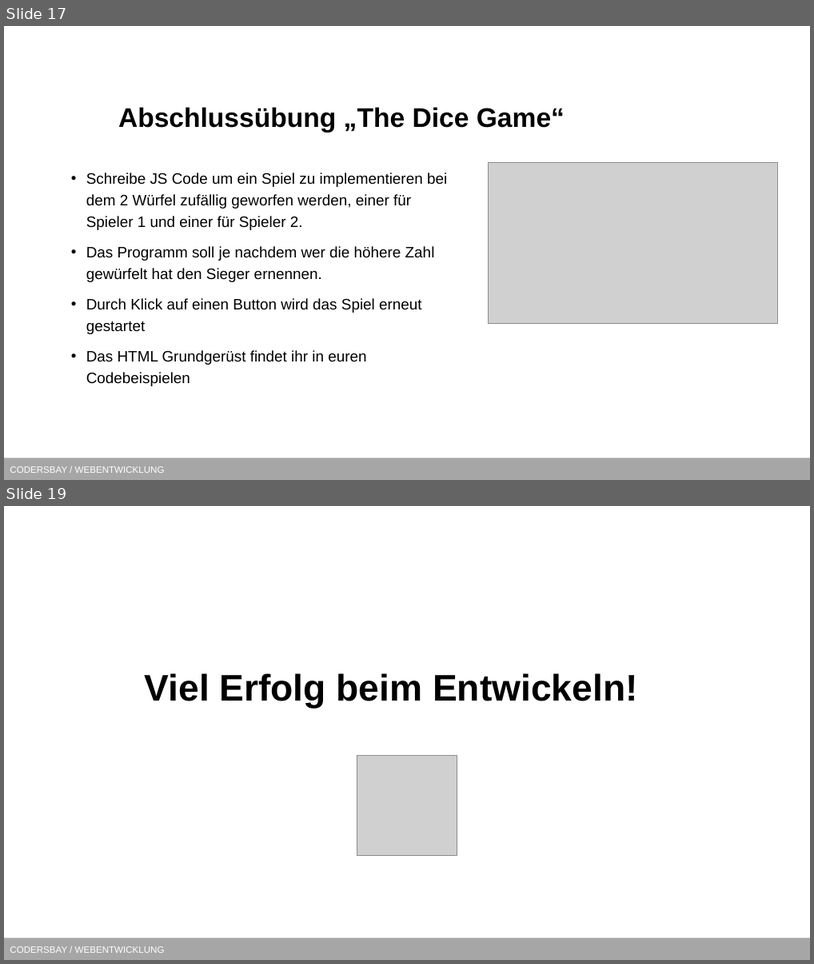
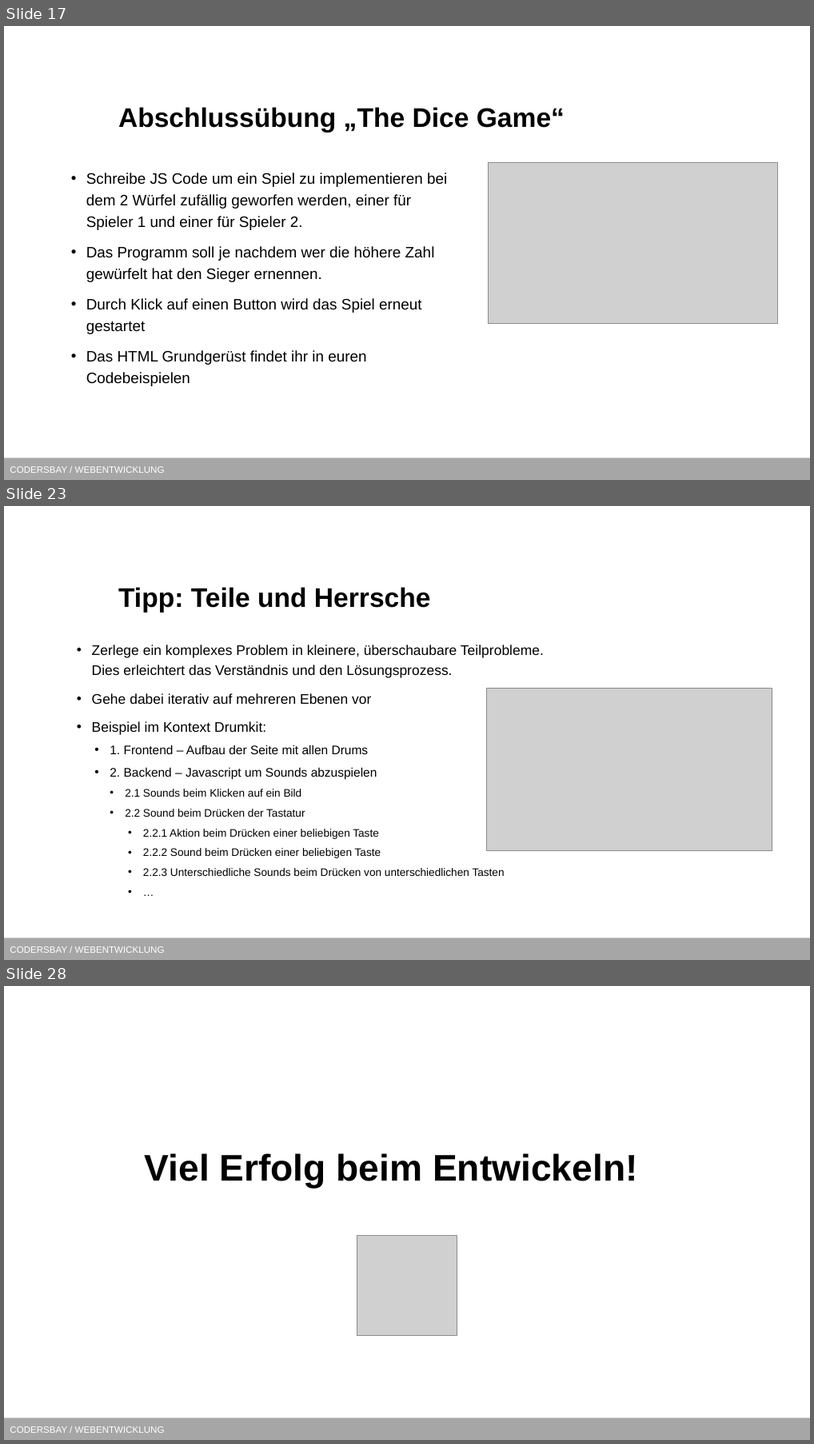
Before and after one commit to kodo89/Webentwicklung_23_24, a slide deck: 7. Javascript/Slides/DOM.pptx. Shown one above the other, each under a label of ours: slides 17 and 19 before the commit, slides 17, 23 and 28 after it; the slides between them are not shown. The pictures are 814x964 and 814x1444 pixels, drawn with LibreOffice and Linux fonts; fonts in the diff are those of the drawing; grey boxes stand for pictures; background and template pictures are left out. Boxes give left, top, right and bottom in pixels: in the first picture for what was removed or moved away, otherwise in the second. Text is boxed around its words. In the diff, an @@ line names an element or a change of style, - is before the commit and + after.

```diff
--- a/7. Javascript/Slides/DOM.pptx
+++ b/7. Javascript/Slides/DOM.pptx
@@ slide 23 added at <box>4,506,810,960</box>, background #FFFFFF; not listed: 1 template element that a slide beside it also shows @@
@@ title added at <box>118,587,431,612</box>, 32 pt, text #000000, bold @@
+Tipp: Teile und Herrsche
@@ text added at <box>92,644,544,876</box>, 12.9 pt, text #000000 @@
+• Zerlege ein komplexes Problem in kleinere, überschaubare Teilprobleme. Dies erleichtert das Verständnis und den Lösungsprozess.
+• Gehe dabei iterativ auf mehreren Ebenen vor
+• Beispiel im Kontext Drumkit:
+  • 1. Frontend – Aufbau der Seite mit allen Drums
+  • 2. Backend – Javascript um Sounds abzuspielen
+    • 2.1 Sounds beim Klicken auf ein Bild
+    • 2.2 Sound beim Drücken der Tastatur
+      • 2.2.1 Aktion beim Drücken einer beliebigen Taste
+      • 2.2.2 Sound beim Drücken einer beliebigen Taste
+      • 2.2.3 Unterschiedliche Sounds beim Drücken von unterschiedlichen Tasten
+      • …
@@ picture added at <box>486,688,772,851</box> @@
@@ what was slide 19 is now slide 28 @@
```
Also in this commit, not shown: 5 slides changed, 8 other slides added.
